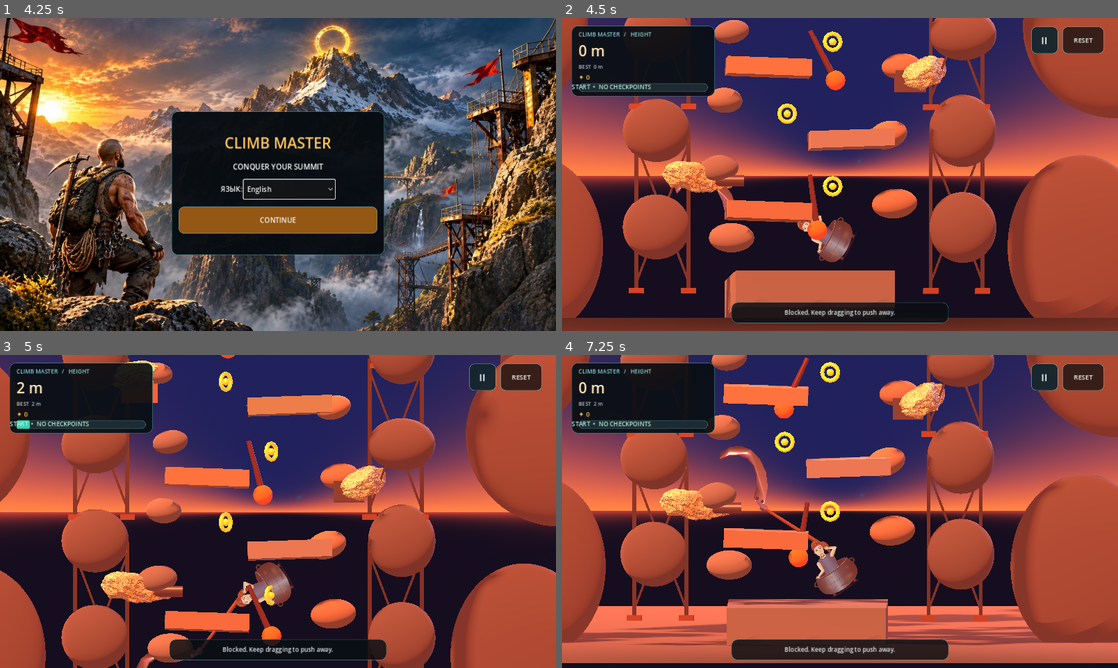
Above: before the commit, frames 1-4 (two rows, left to right).
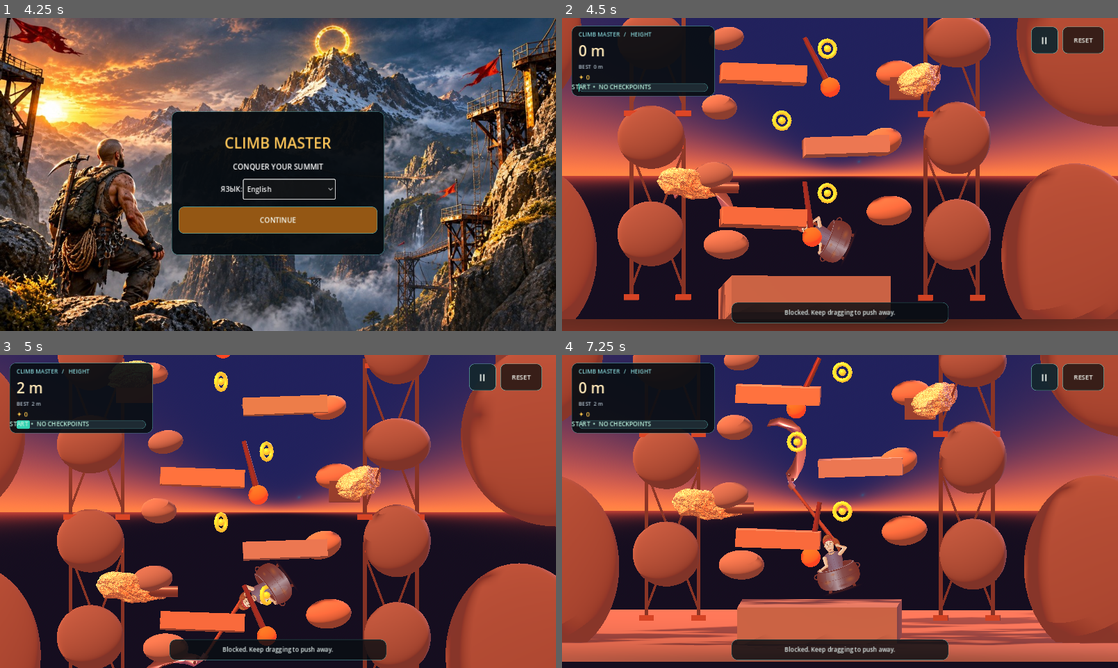
Above: after the commit, the same moments.

Repository: uchihabaha05-del/CLIMB-MASTER
Game: Godot game, scene res://scenes/main.tscn
The game is run twice, just before and just after one commit, with the same random seed, the same clock (stepped at 60 frames per second) and the same inputs.
Inputs (mouse positions are in pixels of both pictures, inside the frame that each line leads up to):
- Up to frame 1 (4.25 s): click "II" at 0.5 s; click "СБРОС" at 1.25 s; click "II" at 2 s; click "Русский" at 2.75 s; click "ПРОДОЛЖИТЬ" at 3.5 s
- Up to frame 2 (4.5 s): click "CONTINUE" at 4.25 s
- Up to frame 3 (5 s): no input
- Up to frame 4 (7.25 s): click "II" at 5 s; click "CONTINUE CLIMBING" at 5.75 s; move the mouse to (962, 495) at 6.52 s; click (962, 495) at 6.67 s

Frame 1 is identical in both runs. In frame 2, 19% of the frame differs, in the area x 0-100%, y 0-97%; in frame 3, 12%; in frame 4, 23%, in the area x 0-100%, y 0-99%.

Commit message:
Transfer moving hazard velocity into mirrored 2D surfaces

Diff:
--- a/scripts/player.gd
+++ b/scripts/player.gd
@@ -108,16 +108,30 @@
 
 func _track_animated_collider(source: CollisionShape3D, owner: Node, mirrored: StaticBody2D) -> void:
     if owner is AnimatableBody3D:
-        mirrored_animated_colliders.append({"source": source, "body": mirrored})
-
-func _sync_animated_colliders() -> void:
-    for entry in mirrored_animated_colliders:
+        var initial_position := Vector2(source.global_position.x, -source.global_position.y)
+        var initial_rotation := -source.global_rotation.z
+        mirrored_animated_colliders.append({"source": source, "body": mirrored, "last_position": initial_position, "last_rotation": initial_rotation})
+
+func _sync_animated_colliders(delta: float) -> void:
+    if delta <= 0.0:
+        return
+    for i in range(mirrored_animated_colliders.size()):
+        var entry: Dictionary = mirrored_animated_colliders[i]
         var source := entry.get("source") as CollisionShape3D
         var mirrored := entry.get("body") as StaticBody2D
         if not is_instance_valid(source) or not is_instance_valid(mirrored):
             continue
-        mirrored.global_position = Vector2(source.global_position.x, -source.global_position.y)
-        mirrored.global_rotation = -source.global_rotation.z
+        var current_position := Vector2(source.global_position.x, -source.global_position.y)
+        var current_rotation := -source.global_rotation.z
+        var previous_position: Vector2 = entry.get("last_position", current_position)
+        var previous_rotation: float = entry.get("last_rotation", current_rotation)
+        mirrored.constant_linear_velocity = (current_position - previous_position) / delta
+        mirrored.constant_angular_velocity = wrapf(current_rotation - previous_rotation, -PI, PI) / delta
+        mirrored.global_position = current_position
+        mirrored.global_rotation = current_rotation
+        entry["last_position"] = current_position
+        entry["last_rotation"] = current_rotation
+        mirrored_animated_colliders[i] = entry
 
 func _mirror_static_3d_colliders() -> void:
     var scene_root := get_tree().current_scene
@@ -730,7 +744,7 @@
     if not is_instance_valid(physics_world) or not is_instance_valid(physics_world.pot):
         _update_arms()
         return
-    _sync_animated_colliders()
+    _sync_animated_colliders(delta)
     var pot_position := physics_world.sync_visible_position()
     global_position = Vector3(pot_position.x, -pot_position.y, PLAY_PLANE_Z)
     aim_angle = wrapf(-physics_world.hammer.rotation, -PI, PI)
